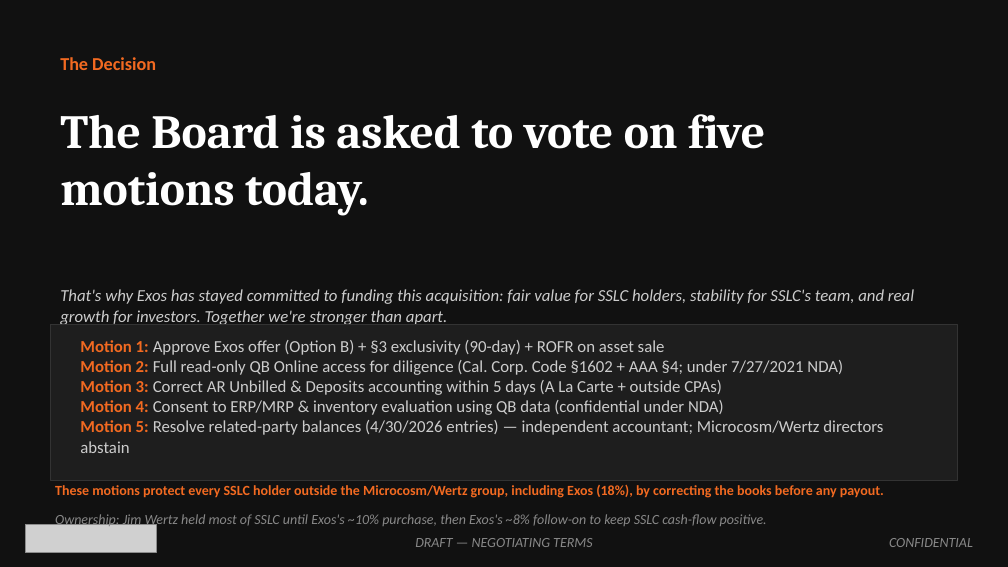
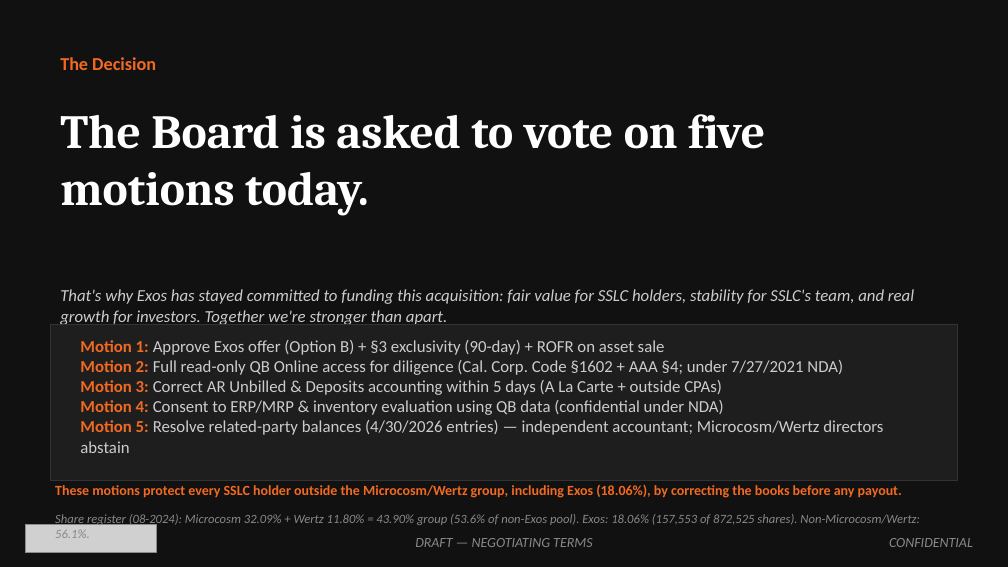
Before and after one commit to ExosAerospace/workspace, a slide deck: slide 2 of drafts/Exos_SSLC_Board_Offer_Overview_2026-10-10_r2.pptx. Drawn at 1008x567 pixels with LibreOffice and Linux fonts; fonts in the diff are those of the drawing; grey boxes stand for pictures. Boxes give left, top, right and bottom in pixels: in the first picture for what was removed or moved away, otherwise in the second. Text is boxed around its words. In the diff, an @@ line names an element or a change of style, - is before the commit and + after.

```diff
--- a/drafts/Exos_SSLC_Board_Offer_Overview_2026-10-10_r2.pptx
+++ b/drafts/Exos_SSLC_Board_Offer_Overview_2026-10-10_r2.pptx
@@ text at <box>55,485,902,498</box>: text changed @@
-These motions protect every SSLC holder outside the Microcosm/Wertz group, including Exos (18%), by correcting the books before any payout.
+These motions protect every SSLC holder outside the Microcosm/Wertz group, including Exos (18.06%), by correcting the books before any payout.
@@ text at <box>55,514,920,527</box>: text changed; size 10 to 9 pt @@
-Ownership: Jim Wertz held most of SSLC until Exos's ~10% purchase, then Exos's ~8% follow-on to keep SSLC cash-flow positive.
+Share register (08-2024): Microcosm 32.09% + Wertz 11.80% = 43.90% group (53.6% of non-Exos pool). Exos: 18.06% (157,553 of 872,525 shares). Non-Microcosm/Wertz: 56.1%.
```
Also in this commit, not shown: 5 other slides changed, 2 slides added, 2 other files.
